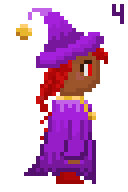
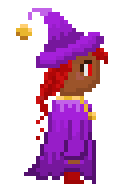
Two versions of the same layered image (128x192). Layer-by-layer changes:
hid group "walk4" (7 layers) over [36, 4, 124, 184]
hid "Layer 7" over [112, 4, 124, 24]
showed group "normal" (6 layers) over [36, 112, 92, 184]
